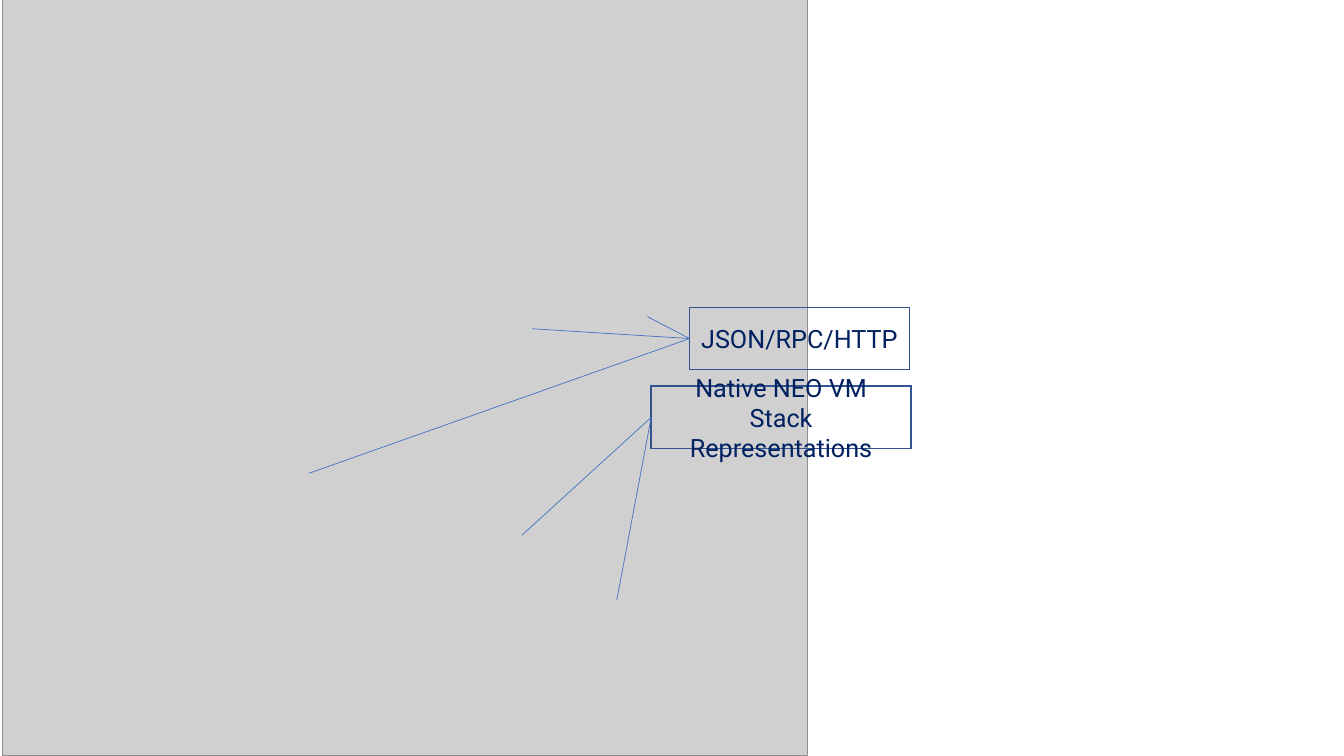
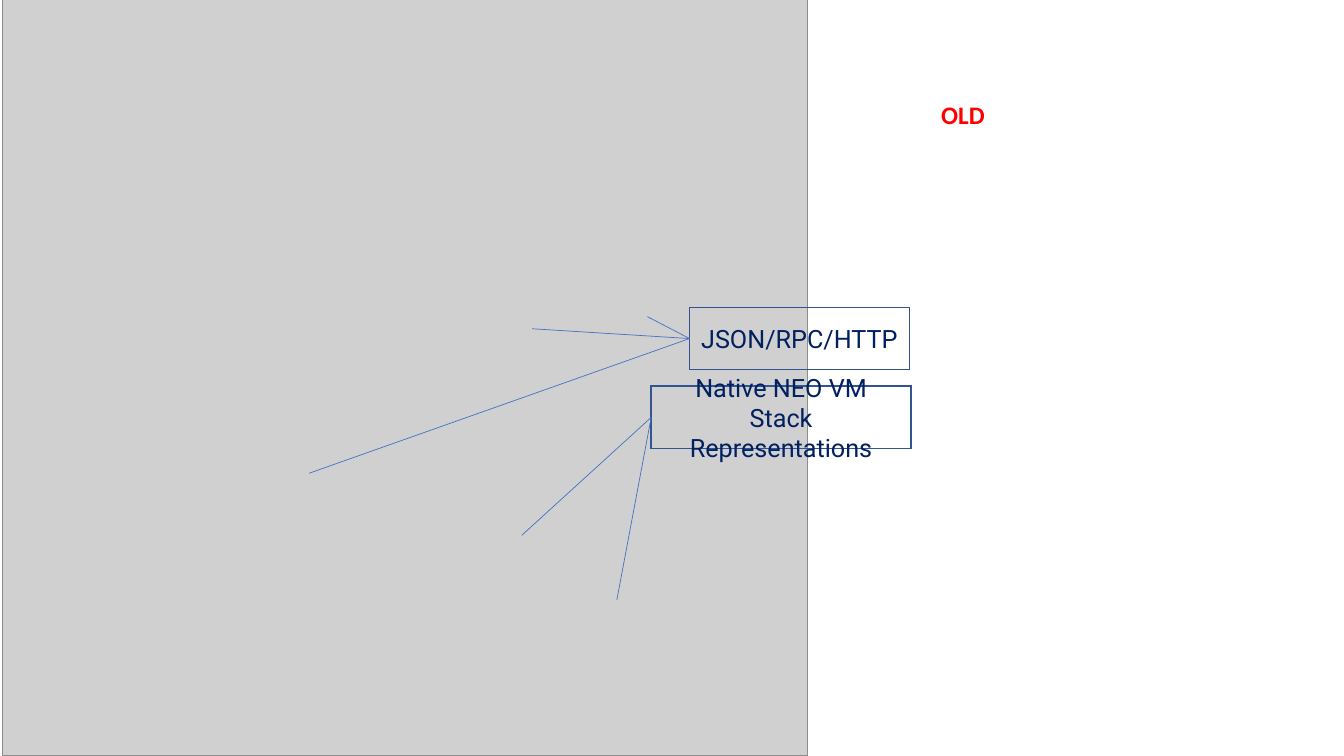
Before and after one commit to mwherman2000/neo-charm, a slide deck: slide 4 of diagrams/neo-charm-2-0-10.pptx. Drawn at 1344x756 pixels with LibreOffice and Linux fonts; fonts in the diff are those of the drawing; grey boxes stand for pictures. Boxes give left, top, right and bottom in pixels: in the first picture for what was removed or moved away, otherwise in the second. Text is boxed around its words. In the diff, an @@ line names an element or a change of style, - is before the commit and + after.

```diff
--- a/diagrams/neo-charm-2-0-10.pptx
+++ b/diagrams/neo-charm-2-0-10.pptx
@@ text added at (x1=941, y1=107, x2=985, y2=124), 18 pt, text #FF0000, bold @@
+OLD
```
Also in this commit, not shown: 1 slide added, 3 other files.
